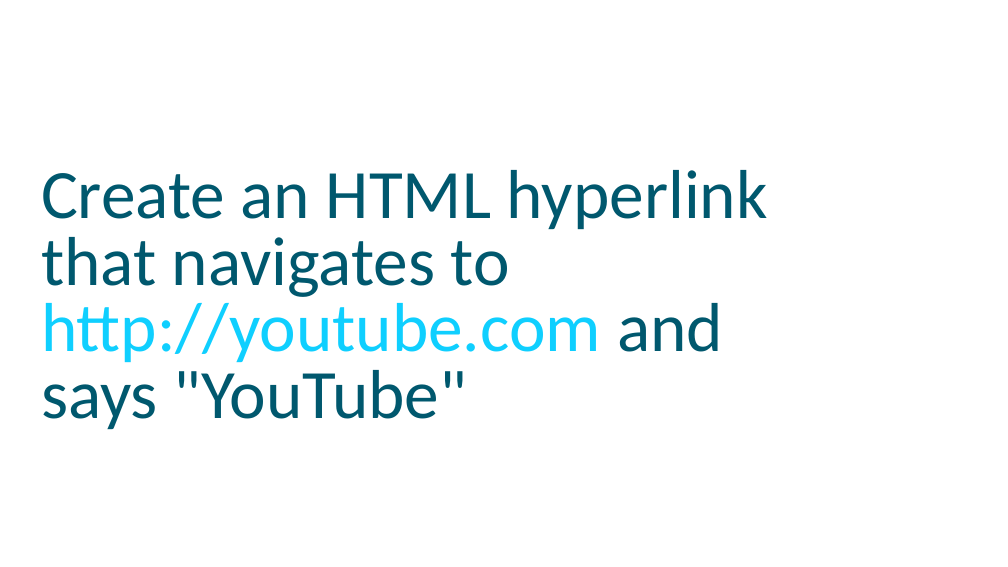
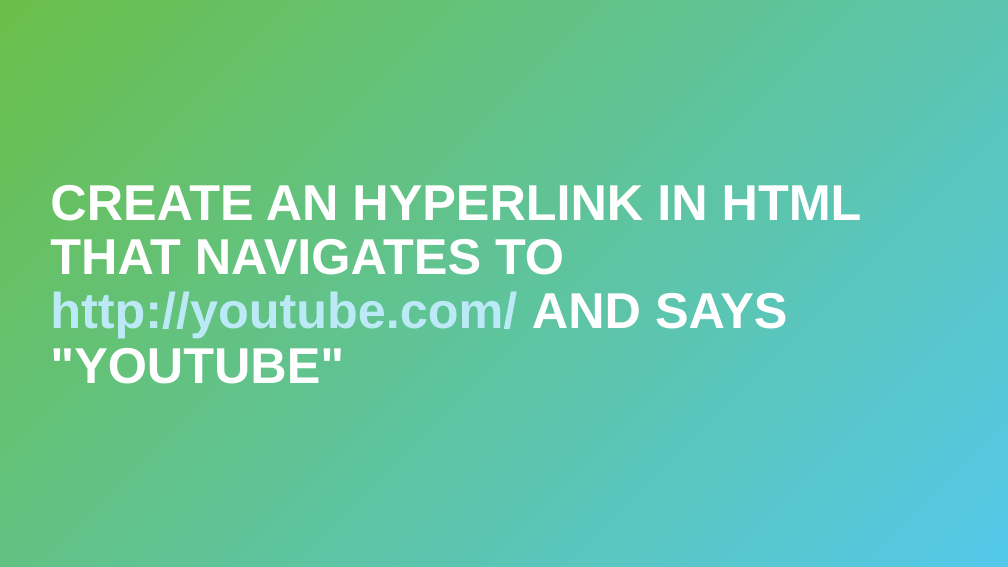
Before and after one commit to hytechclub/web-101, a slide deck: slide 10 of Week10/ReviewGame.pptx. Drawn at 1008x567 pixels with LibreOffice and Linux fonts; fonts in the diff are those of the drawing; background and template pictures are left out. Boxes give left, top, right and bottom in pixels: in the first picture for what was removed or moved away, otherwise in the second. Text is boxed around its words. In the diff, an @@ line names an element or a change of style, - is before the commit and + after.

```diff
--- a/Week10/ReviewGame.pptx
+++ b/Week10/ReviewGame.pptx
@@ rectangle added at <box>0,0,1008,567</box>, fill gradient #6ABF4B to #54C8E8 @@
@@ title "CREATE AN HYPERLINK IN HTML ..." at <box>50,185,862,384</box>: vertical alignment top to middle @@
@@ title at <box>50,185,862,384</box>: text changed; size 66 to 48 pt; font Calibri to Arial; text colour #00586E to #FFFFFF; bold on @@
-Create an HTML hyperlink that navigates to http://youtube.com and says "YouTube"
+CREATE AN HYPERLINK IN HTML THAT NAVIGATES TO http://youtube.com/ AND SAYS "YOUTUBE"
```
Also in this commit, not shown: 21 other slides changed.
